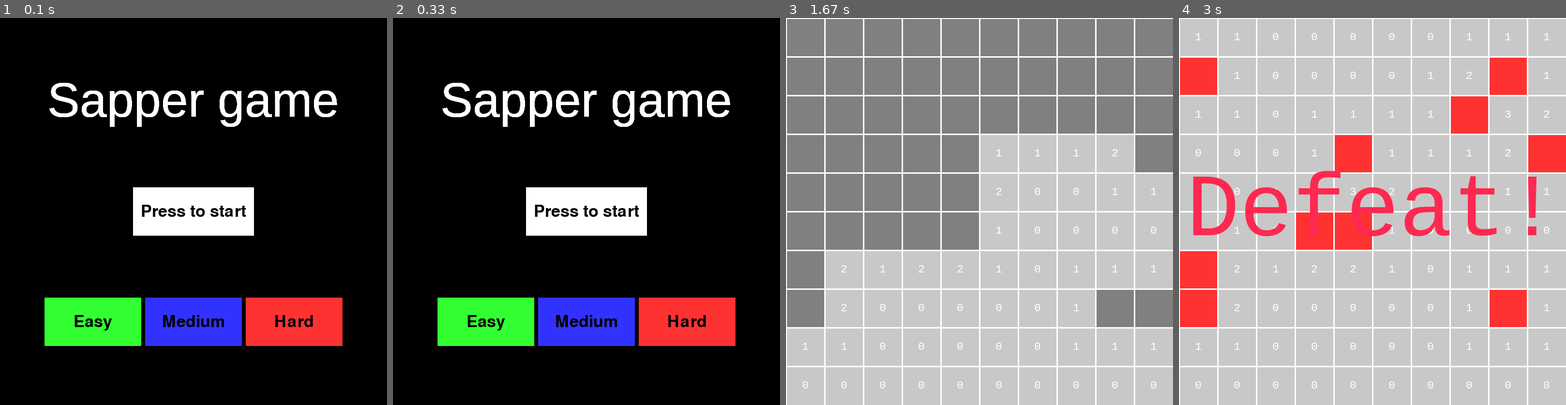
Above: before the commit, frames 1-4 (left to right).
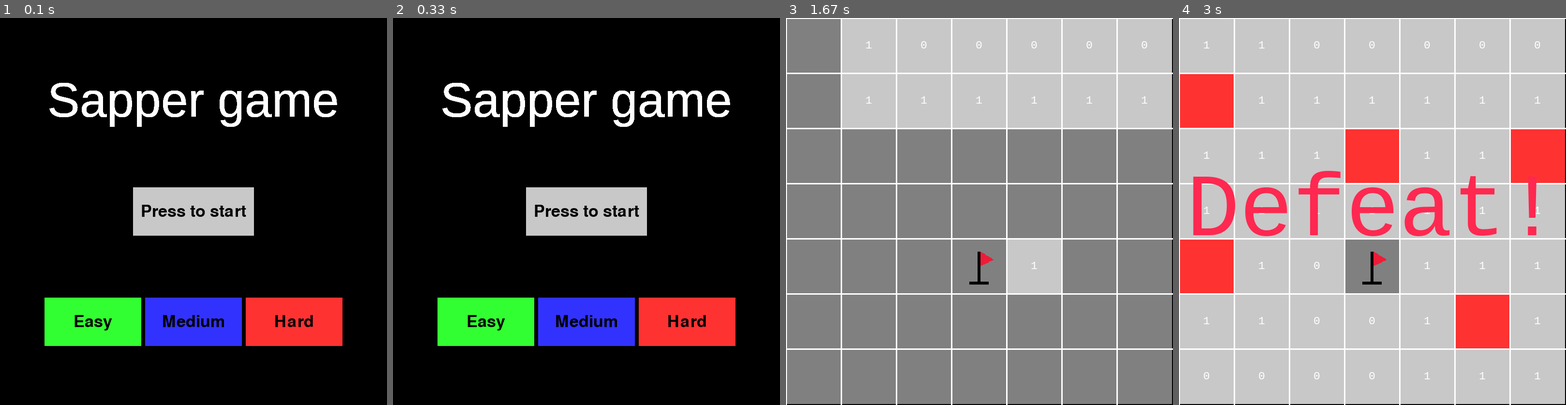
Above: after the commit, the same moments.

Repository: Ismaxis/Pygame-Sapper
Game: pygame game, started from main.py
Same seed, same stepped clock (60 frames per second), same inputs: the game is played once before the commit and once after it.
Inputs (mouse positions are in pixels of both pictures, inside the frame that each line leads up to):
- Up to frame 1 (0.1 s): no input
- Up to frame 2 (0.33 s): no input
- Up to frame 3 (1.67 s): click "Easy" at 0.38 s; click "Press to start" at 0.72 s; click (1025, 246) at 1.05 s; right-click (979, 257) at 1.38 s
- Up to frame 4 (3 s): click (1360, 145) at 1.75 s

The runs differ from the first frame. In frame 1, 3.6% of the frame differs, in the area x 34-66%, y 43-57%; in frame 2, 3.6%; in frame 3, 75%, in the area x 0-100%, y 0-100%; in frame 4, 24%.

Commit message:
Auto open

Diff:
--- a/game.py
+++ b/game.py
@@ -67,6 +67,14 @@
                 else:
                     continue
 
+        while True:
+            x = random.randint(0, grid_size - 1)
+            y = random.randint(0, grid_size - 1)
+
+            if self.field[x][y].hint == 0 and not self.field[x][y].is_mine:
+                fill(self, self.field[x][y])
+                break
+
     def update(self, x, y, button):
         if button == 1:
             if not self.field[x][y].opened and not self.field[x][y].defused and self.field[x][y].hint == 0:
@@ -92,12 +100,12 @@
 
 class Game:
     def __init__(self, difficult, win_size):
-        mines_amount = difficult * 10
+        mines_amount = difficult * 5
 
         if difficult == 1:
+            self.grid_size = 7
+        else:
             self.grid_size = 10
-        else:
-            self.grid_size = 20
         self.side_size = int(win_size[1]/self.grid_size)
 
         self.mine_field = Mine_field(
--- a/menu.py
+++ b/menu.py
@@ -37,13 +37,13 @@
         button_pos = (win_size[0]/2, win_size[1]/2)
         button_size = (250, 100)
         button_text = "Press to start"
-        button_color = ((255, 255, 255), (128, 128, 128))
+        button_color = ((200, 200, 200), (255, 255, 255))
 
         # Difficult buttons
         dif_size = (200, 100)
-        low_dif_color = ((50, 255, 50), (200, 255, 200))
-        med_dif_color = ((50, 50, 255), (200, 200, 255))
-        high_dif_color = ((255, 50, 50), (255, 200, 200))
+        low_dif_color = ((50, 255, 50), (150, 255, 150))
+        med_dif_color = ((50, 50, 255), (150, 150, 255))
+        high_dif_color = ((255, 50, 50), (255, 150, 150))
         gap = win_size[0]/100
 
         low_dif_pos = (win_size[0]/2 - dif_size[0] - gap, win_size[1] * 11/14)
